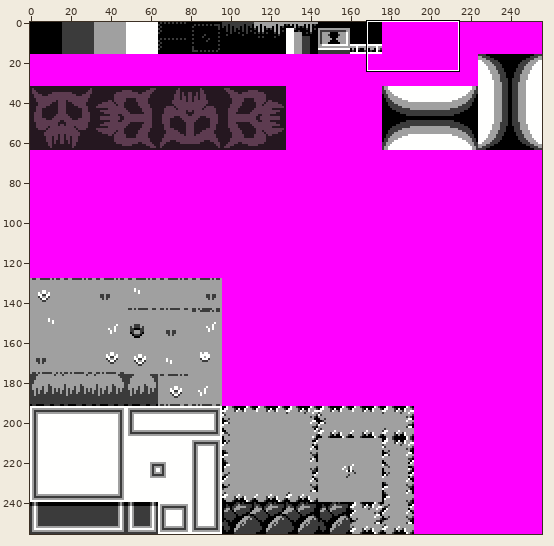
Two versions of one pixel-art file, art/tilesets/map_tiles.aseprite. The picture above shows the old version from afar; the outline marks the close-up.
Close-up. Before the commit:
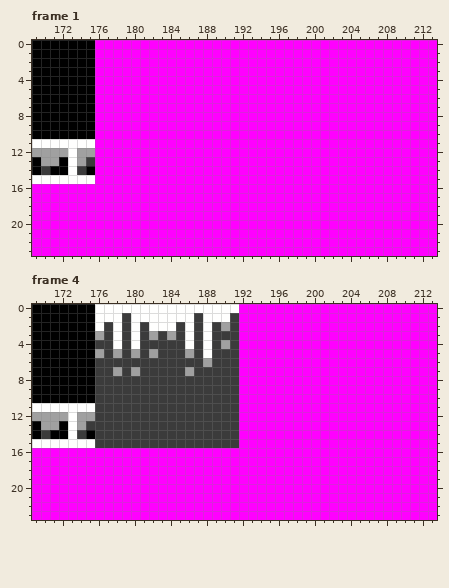
256x256 pixels, 4 frames. Shown: frame 1: x 169..213, y 0..23; frame 4: x 169..213, y 0..23. The commit also changed other frames or places, which this record leaves out.
After the commit:
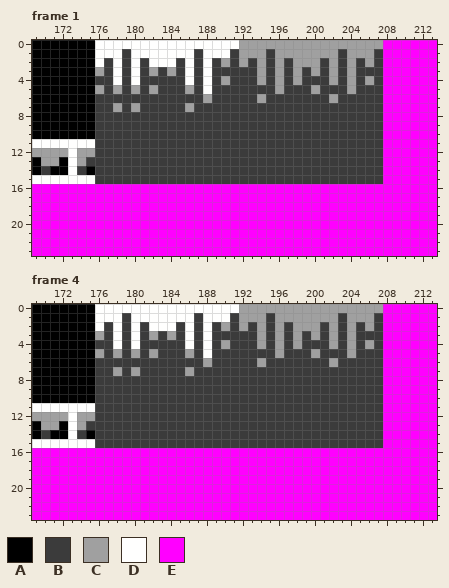
Palette (. is transparent): A #000000  B #3b3b3b  C #a0a0a0  D #fffffe  E #ff00ff
Change:
Changed rows in their new state; - is an unchanged pixel.
Frame 1, layer "Base":
first column x 176:
 0 DDDDDDDDDDDDDDDDCCCCCCCCCCCCCCCC
 1 DDDBDDDDDDDBDDDBCCCBCCCCCCCBCCCB
 2 DBDBDBDDDBDBDBCBCBCBCBCCCBCBCBCB
 3 CBDBDBCBCBDBDBBBBBCBCBCBCBCBCBBB
 4 BBDBDBBBBBDBDBCBBBCBCBCBBBCBCBCB
 5 CBCBCBCBBBCBDBBBBBBBCBBBCBBBCBBB
 6 BBBBBBBBBBBBCBBBBBCBBBBBBBCBBBBB
 7 BBCBCBBBBBCBBBBBBBBBBBBBBBBBBBBB
 8 BBBBBBBBBBBBBBBBBBBBBBBBBBBBBBBB
 9 BBBBBBBBBBBBBBBBBBBBBBBBBBBBBBBB
10 BBBBBBBBBBBBBBBBBBBBBBBBBBBBBBBB
11 BBBBBBBBBBBBBBBBBBBBBBBBBBBBBBBB
12 BBBBBBBBBBBBBBBBBBBBBBBBBBBBBBBB
13 BBBBBBBBBBBBBBBBBBBBBBBBBBBBBBBB
14 BBBBBBBBBBBBBBBBBBBBBBBBBBBBBBBB
15 BBBBBBBBBBBBBBBBBBBBBBBBBBBBBBBB
Frame 4, layer "Base":
first column x 192:
 0 CCCCCCCCCCCCCCCC
 1 CCCBCCCCCCCBCCCB
 2 CBCBCBCCCBCBCBCB
 3 BBCBCBCBCBCBCBBB
 4 BBCBCBCBBBCBCBCB
 5 BBBBCBBBCBBBCBBB
 6 BBCBBBBBBBCBBBBB
 7 BBBBBBBBBBBBBBBB
 8 BBBBBBBBBBBBBBBB
 9 BBBBBBBBBBBBBBBB
10 BBBBBBBBBBBBBBBB
11 BBBBBBBBBBBBBBBB
12 BBBBBBBBBBBBBBBB
13 BBBBBBBBBBBBBBBB
14 BBBBBBBBBBBBBBBB
15 BBBBBBBBBBBBBBBB
Where, in picture pixels (left, top, right, bottom), the same in both close-ups:
changed: (95, 40, 383, 184)
changed: (239, 304, 383, 448)
